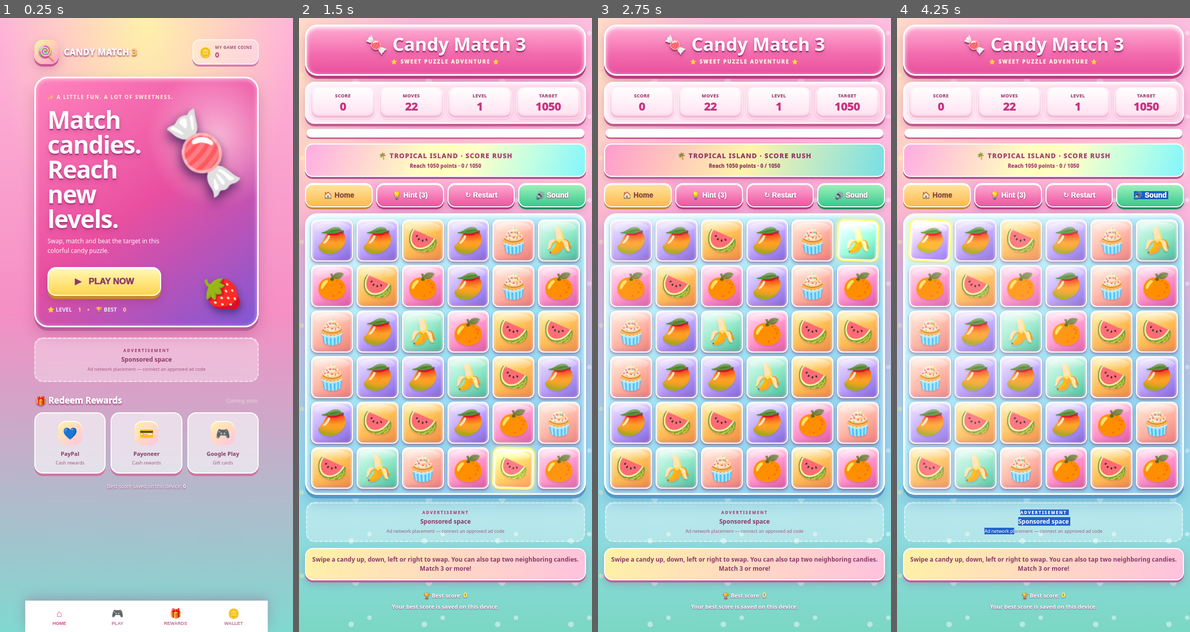
Above: before the commit, frames 1-4 (left to right).
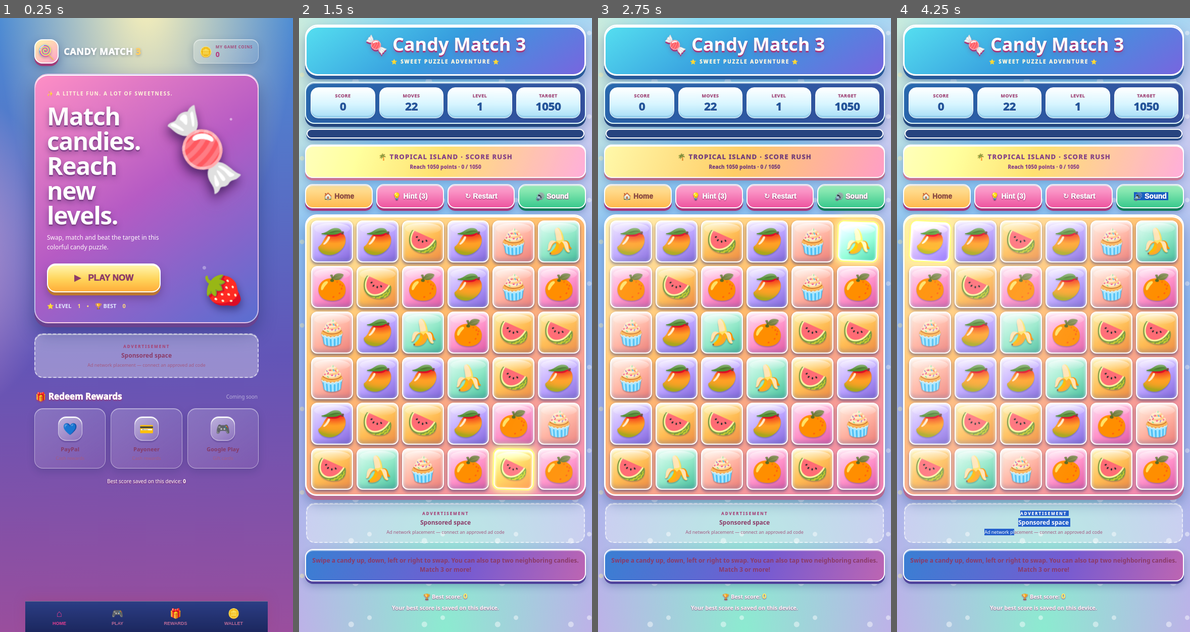
Above: after the commit, the same moments.

Repository: sreynetsaret-dot/Candy-match-3
Page: browser page index.html
Two runs of this page, one before a commit and one after it. Both use one fixed random seed, a clock stepped at 60 frames per second and the inputs below.
Inputs (mouse positions are in pixels of both pictures, inside the frame that each line leads up to):
- Up to frame 1 (0.25 s): no input
- Up to frame 2 (1.5 s): click "▶ PLAY NOW" at 0.27 s; click "↻ Restart" at 0.52 s; click (445, 380) at 1.07 s; click "🍉" at 1.27 s
- Up to frame 3 (2.75 s): click (688, 263) at 1.67 s; click "🥭" at 1.87 s; press the mouse at (800, 232) at 2.27 s; release the mouse at (744, 202) at 2.4 s; click "🍌" at 2.47 s
- Up to frame 4 (4.25 s): click (1084, 441) at 2.87 s; click "🧁" at 3.07 s; click (973, 472) at 3.47 s; click "🥭" at 3.67 s; press the mouse at (1043, 202) at 4.07 s; release the mouse at (1014, 527) at 4.2 s

The runs differ from the first frame. In frame 1, 96% of the frame differs, in the area x 0-100%, y 0-100%; in frame 2, 57%; in frame 3, 57%; in frame 4, 57%.

Commit message:
Polish Candy Match 3 visual design with glossy candy kingdom styling

Diff:
--- a/index.html
+++ b/index.html
@@ -320,6 +320,76 @@
 .candy-type-3{background:linear-gradient(145deg,#ffe0a8,#ffae55 52%,#e87536)!important}
 @media(max-width:600px){.board{grid-template-columns:repeat(6,minmax(0,1fr))!important;gap:4px!important;padding:6px!important}.cell{font-size:clamp(29px,8.8vw,39px)!important;min-height:0!important}}
 
+
+/* Sweet Kingdom premium visual pass — presentation only, gameplay untouched */
+body{
+ background:
+ radial-gradient(ellipse at 12% 5%,#fff8c9 0,transparent 25%),
+ radial-gradient(ellipse at 92% 18%,#ffc4e9 0,transparent 28%),
+ radial-gradient(ellipse at 50% 100%,#8cebd0 0,transparent 42%),
+ linear-gradient(180deg,#8bdcf5 0%,#91bff4 42%,#c9a5ed 100%)!important;
+}
+.home-screen{
+ background:
+ radial-gradient(ellipse at 50% -5%,#fff4b8 0,transparent 35%),
+ radial-gradient(circle at 5% 38%,#ffb9dc 0,transparent 28%),
+ linear-gradient(180deg,#4b8bd4 0%,#6255b7 55%,#9a4e9d 100%)!important;
+}
+.home-top{margin-bottom:20px}
+.home-brand{font-size:18px!important;text-shadow:0 2px 5px #17265a55}
+.home-brand-icon{border:2px solid #fff;box-shadow:0 5px 0 #a33b78,0 8px 18px #14265c66!important}
+.home-wallet-chip{background:linear-gradient(145deg,#ffffff35,#ffffff12)!important;border:1px solid #ffffff65!important;box-shadow:inset 0 1px #fff8,0 5px 15px #14265c33}
+.home-hero{
+ border:2px solid #fff9!important;
+ background:radial-gradient(circle at 88% 18%,#fff7 0 2px,transparent 3px),radial-gradient(circle at 76% 78%,#fff5 0 3px,transparent 4px),linear-gradient(145deg,#ff8fc5 0%,#b65bc4 48%,#596ed0 100%)!important;
+ box-shadow:0 8px 0 #69428f,0 18px 34px #17265c66,inset 0 2px 0 #fff!important;
+}
+.home-hero h2{color:#fff;text-shadow:0 3px 0 #86448e,0 6px 12px #42215c88!important}
+.home-play{border:2px solid #fff!important;background:linear-gradient(180deg,#fff7b2 0%,#ffd45a 55%,#ffad39 100%)!important;box-shadow:0 6px 0 #bd7730,0 11px 18px #44204f66,inset 0 2px 0 #fff!important}
+.home-reward{border:1px solid #fff7!important;background:linear-gradient(145deg,#ffffff30,#ffffff0c)!important;box-shadow:inset 0 1px #fff6,0 6px 15px #17265c33!important}
+.home-reward-icon{border:1px solid #fff8!important;background:linear-gradient(145deg,#fff7,#ffffff18)!important;box-shadow:0 4px 0 #543e8c55,inset 0 2px #fff!important}
+.home-bottom-nav{background:linear-gradient(180deg,#253d83f2,#18265cf7)!important;border-top:1px solid #ffffff55!important}
+header{
+ background:linear-gradient(145deg,#55dff0 0%,#369cde 48%,#7865df 100%)!important;
+ border:3px solid #fff!important;box-shadow:0 7px 0 #285a9a,0 13px 25px #263d8066,inset 0 3px 0 #fff!important;
+}
+.stats{background:linear-gradient(145deg,#2869ae,#344d9b)!important;border:2px solid #e7ffff!important;box-shadow:0 6px 0 #24477e,0 11px 20px #263d8055,inset 0 2px 0 #fff8!important}
+.stat{background:linear-gradient(180deg,#fff 0%,#d7f5ff 55%,#a8def6 100%)!important;border:1px solid #fff!important;box-shadow:inset 0 -4px 0 #79b9df66,0 3px 5px #204b8055!important}
+.stat strong{color:#24559a!important}
+.progress-wrap{height:19px!important;background:#27447f!important;border:2px solid #fff!important;box-shadow:0 4px 0 #284d8a,0 6px 12px #1e397455!important}
+.progress{background:linear-gradient(90deg,#48e8ef,#5ef0a5 48%,#fff17a)!important;box-shadow:0 0 14px #d9ffff!important}
+.goal-banner{border:2px solid #fff!important;background:linear-gradient(110deg,#fff6a8,#ffca65 48%,#ff9cc4)!important;color:#754078!important;box-shadow:0 5px 0 #b36b87,0 9px 16px #263d8055,inset 0 2px #fff!important}
+.actions button{border:2px solid #fff!important;box-shadow:0 5px 0 #a9387c,0 8px 13px #263d8055,inset 0 2px #fff9!important}
+.actions button.secondary{box-shadow:0 5px 0 #117e5b,0 8px 13px #263d8055,inset 0 2px #fff9!important}
+.board{
+ background:linear-gradient(145deg,#fff0a9 0%,#ffbd69 38%,#ef83b7 100%)!important;
+ border:3px solid #fff!important;border-radius:23px!important;
+ box-shadow:0 8px 0 #b56a91,0 15px 25px #263d8066,inset 0 3px 0 #fff!important;
+}
+.cell{
+ border:2px solid #ffffff!important;
+ box-shadow:inset 0 3px 6px #fff, inset 0 -5px 7px #4b659944,0 4px 5px #34517b66!important;
+ text-shadow:0 2px 2px #243e5b55!important;
+ transition:transform .16s cubic-bezier(.2,.8,.2,1),filter .16s,box-shadow .16s!important;
+}
+.cell:not(:disabled){cursor:grab}
+.cell:active{transform:scale(.88)!important;filter:brightness(1.12)!important}
+.cell.selected{outline:3px solid #fff36b!important;box-shadow:0 0 0 4px #ff85c977,0 0 18px #fff36b,inset 0 2px 6px #fff!important}
+.cell.hint-cell{outline:3px solid #9affd7!important;box-shadow:0 0 0 4px #35d6b577,0 0 20px #8affdc!important}
+.cell.obstacle{border:2px solid #fff!important;box-shadow:inset 0 3px 7px #fff,0 4px 6px #37638b88!important}
+.hint{border:2px solid #fff!important;background:linear-gradient(110deg,#397fd3,#765bd1 58%,#bd65b2)!important;box-shadow:0 5px 0 #51449c,0 9px 16px #263d8055,inset 0 2px #fff8!important}
+.modal{border:3px solid #fff!important;box-shadow:0 8px 0 #8f3f83,0 22px 55px #21113c99,inset 0 2px #fff!important}
+@media(max-width:600px){
+ .home-shell{padding-top:calc(18px + env(safe-area-inset-top))}
+ .board{gap:4px!important;padding:6px!important}
+ .cell{font-size:clamp(29px,8.8vw,39px)!important;border-radius:11px!important}
+}
+@media(prefers-reduced-motion:no-preference){
+ .home-play{animation:buttonShine 3.8s ease-in-out infinite}
+ .stat{transition:transform .18s}
+ .cell.matched{animation:candyBurst .32s ease-in forwards!important}
+}
+
 </style>
 </head>
 <body>
